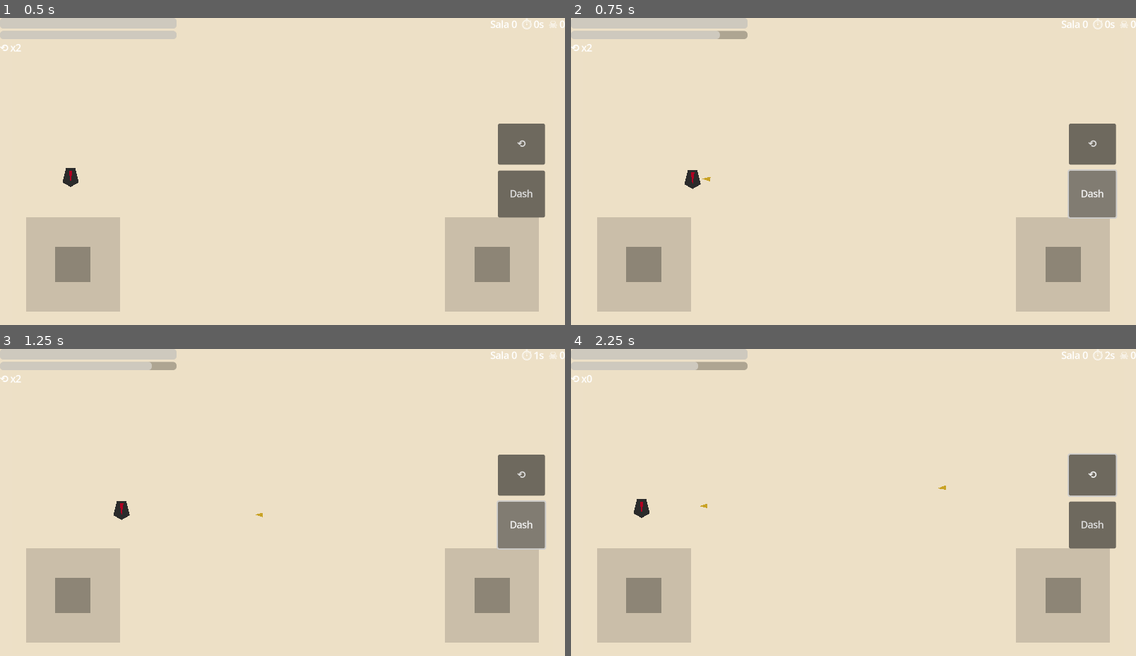
Above: before the commit, frames 1-4 (two rows, left to right).
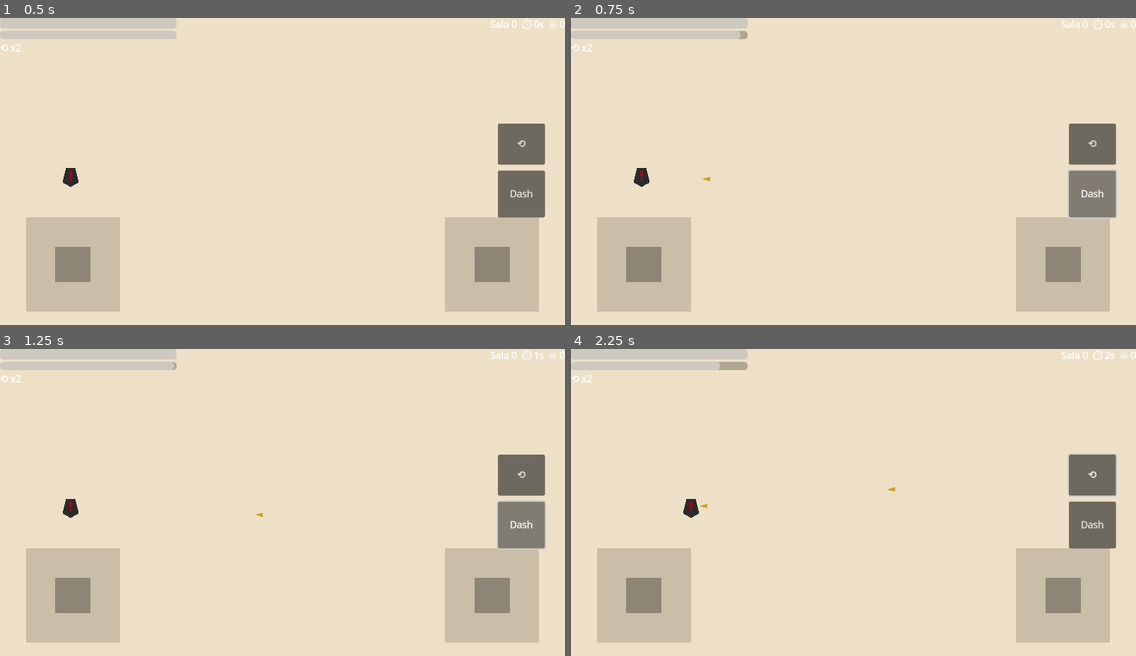
Above: after the commit, the same moments.

Repository: alex0593/Cuerda_y_Tijeras
Game: Godot game, scene res://gameplay/main/game.tscn
Same seed, same stepped clock (60 frames per second), same inputs: the game is played once before the commit and once after it.
Inputs (mouse positions are in pixels of both pictures, inside the frame that each line leads up to):
- Up to frame 1 (0.5 s): no input
- Up to frame 2 (0.75 s): click "Dash" at 0.5 s
- Up to frame 3 (1.25 s): no input
- Up to frame 4 (2.25 s): click "⟲" at 1.25 s; move the mouse to (977, 490) at 2.02 s; hold D (move_right) from 2.03 s (still down); tap Space (dash) at 2.1 s; click (977, 490) at 2.17 s

Frame 1 is identical in both runs. In frame 2, 0.4% of the frame differs, in the area x 11-30%, y 4-56%; in frame 3, 0.4%; in frame 4, 0.4%, in the area x 2-67%, y 4-56%.

Commit message:
Fix Android ronda 4: Dash/Rewind tactiles nativos por rect (0.1.4)

Diff:
--- a/ui/touch_controls.gd
+++ b/ui/touch_controls.gd
@@ -16,18 +16,24 @@
 
 @onready var left_knob: Control = $Left/Knob
 @onready var right_knob: Control = $Right/Knob
+@onready var dash_btn: Button = $Right/Dash
+@onready var rewind_btn: Button = $Right/Rewind
 var _left_home := Vector2.ZERO
 var _right_home := Vector2.ZERO
+var _ui_touches := {} # touch index -> action ("dash"/"rewind")
 
 func _ready() -> void:
 	add_to_group("touch")
 	visible = DisplayServer.is_touchscreen_available() or OS.has_feature("android") or OS.has_feature("ios")
 	_left_home = left_knob.position
 	_right_home = right_knob.position
-	$Right/Dash.pressed.connect(func(): Input.action_press("dash"))
-	$Right/Dash.button_up.connect(func(): Input.action_release("dash"))
-	$Right/Rewind.pressed.connect(func(): Input.action_press("rewind"))
-	$Right/Rewind.button_up.connect(func(): Input.action_release("rewind"))
+
+func _ui_action_at(pos: Vector2) -> String:
+	if dash_btn.get_global_rect().grow(12.0).has_point(pos):
+		return "dash"
+	if rewind_btn.get_global_rect().grow(12.0).has_point(pos):
+		return "rewind"
+	return ""
 
 func _unhandled_input(event: InputEvent) -> void:
 	if not visible:
@@ -35,7 +41,11 @@
 	if event is InputEventScreenTouch:
 		var vp := get_viewport().get_visible_rect().size
 		if event.pressed:
-			if event.position.x < vp.x * 0.4 and _move_touch < 0:
+			var ui := _ui_action_at(event.position)
+			if ui != "":
+				_ui_touches[event.index] = ui
+				Input.action_press(ui)
+			elif event.position.x < vp.x * 0.4 and _move_touch < 0:
 				_move_touch = event.index
 				_move_origin = event.position
 				move_vec = Vector2.ZERO
@@ -46,6 +56,9 @@
 				aim_active = true
 				aim_vec = Vector2.ZERO
 		else:
+			if event.index in _ui_touches:
+				Input.action_release(_ui_touches[event.index])
+				_ui_touches.erase(event.index)
 			if event.index == _move_touch:
 				_move_touch = -1
 				move_vec = Vector2.ZERO
Not shown, changed: export_presets.cfg
Not shown, added: plantillas/bitacora-2026-09-24-android-honor-4.md
